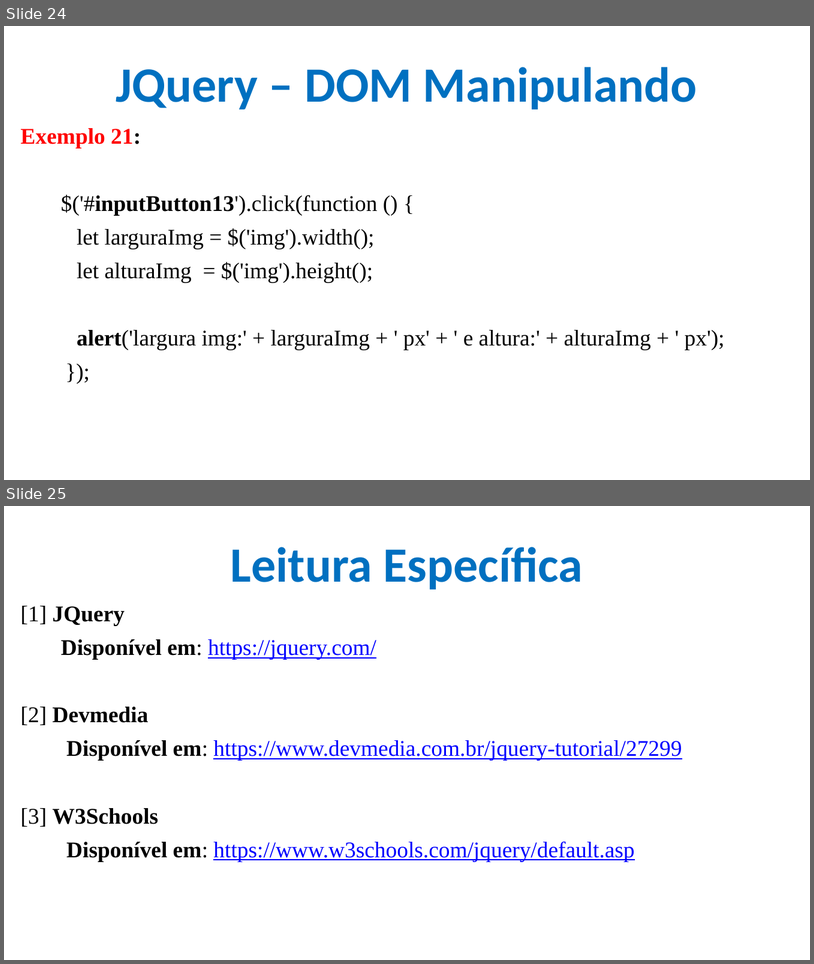
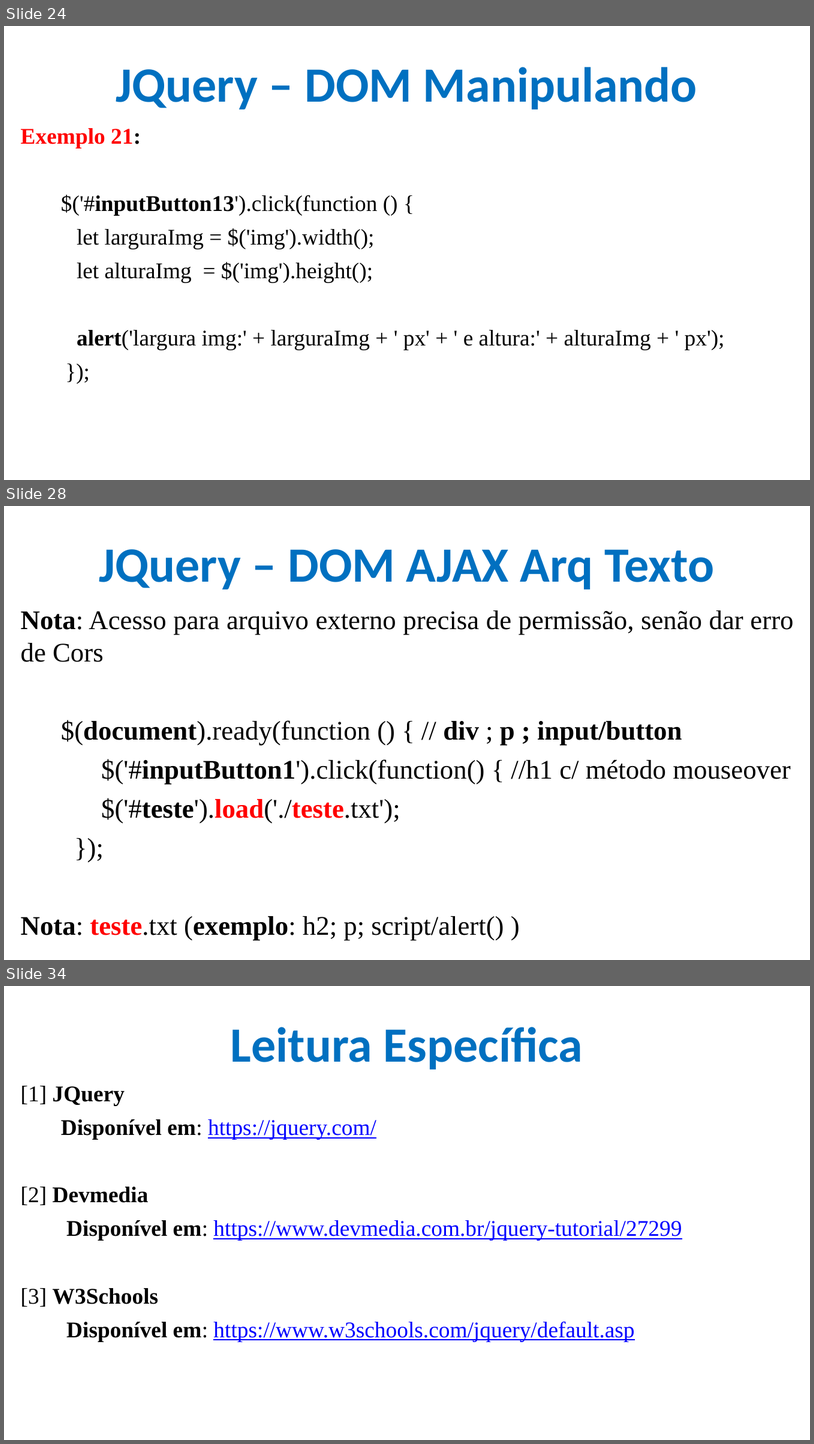
Before and after one commit to CloudEducationBrazil/WydenDesenvolvimentoWebPHP, a slide deck: 01 Classes/Aula 11 Desenvolvimento Web PHP - JQuery.pptx. Shown one above the other, each under a label of ours: slides 24 and 25 before the commit, slides 24, 28 and 34 after it; the slides between them are not shown. The pictures are 814x964 and 814x1444 pixels, drawn with LibreOffice and Linux fonts; fonts in the diff are those of the drawing; background and template pictures are left out. Boxes give left, top, right and bottom in pixels: in the first picture for what was removed or moved away, otherwise in the second. Text is boxed around its words. In the diff, an @@ line names an element or a change of style, - is before the commit and + after.

Commit message:
ppt DOM JQuery

```diff
--- a/01 Classes/Aula 11 Desenvolvimento Web PHP - JQuery.pptx
+++ b/01 Classes/Aula 11 Desenvolvimento Web PHP - JQuery.pptx
@@ slide 28 added at (4,506,810,960), background picture (left out) @@
@@ title added at (99,549,714,589), 44 pt, text #0070C0, bold @@
+JQuery – DOM AJAX Arq Texto
@@ text added at (21,610,794,940), 24 pt, text #000000 @@
+Nota: Acesso para arquivo externo precisa de permissão, senão dar erro de Cors
+$(document).ready(function () { // div ; p ; input/button
+$('#inputButton1').click(function() { //h1 c/ método mouseover
+$('#teste').load('./teste.txt');
+});
+Nota: teste.txt (exemplo: h2; p; script/alert() )
@@ what was slide 25 is now slide 34 @@
```
Also in this commit, not shown: 8 other slides added, 3 other files.
